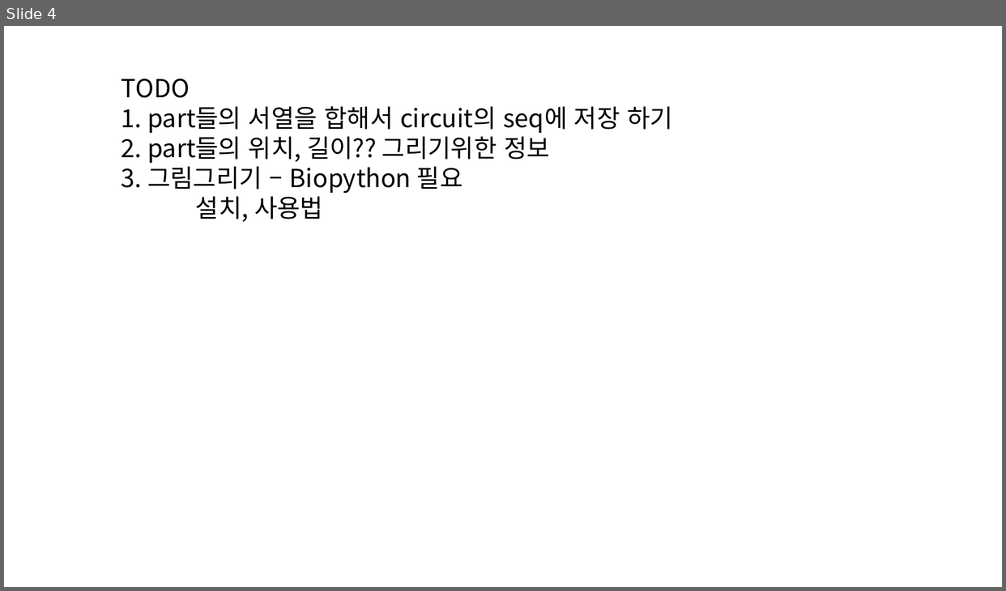
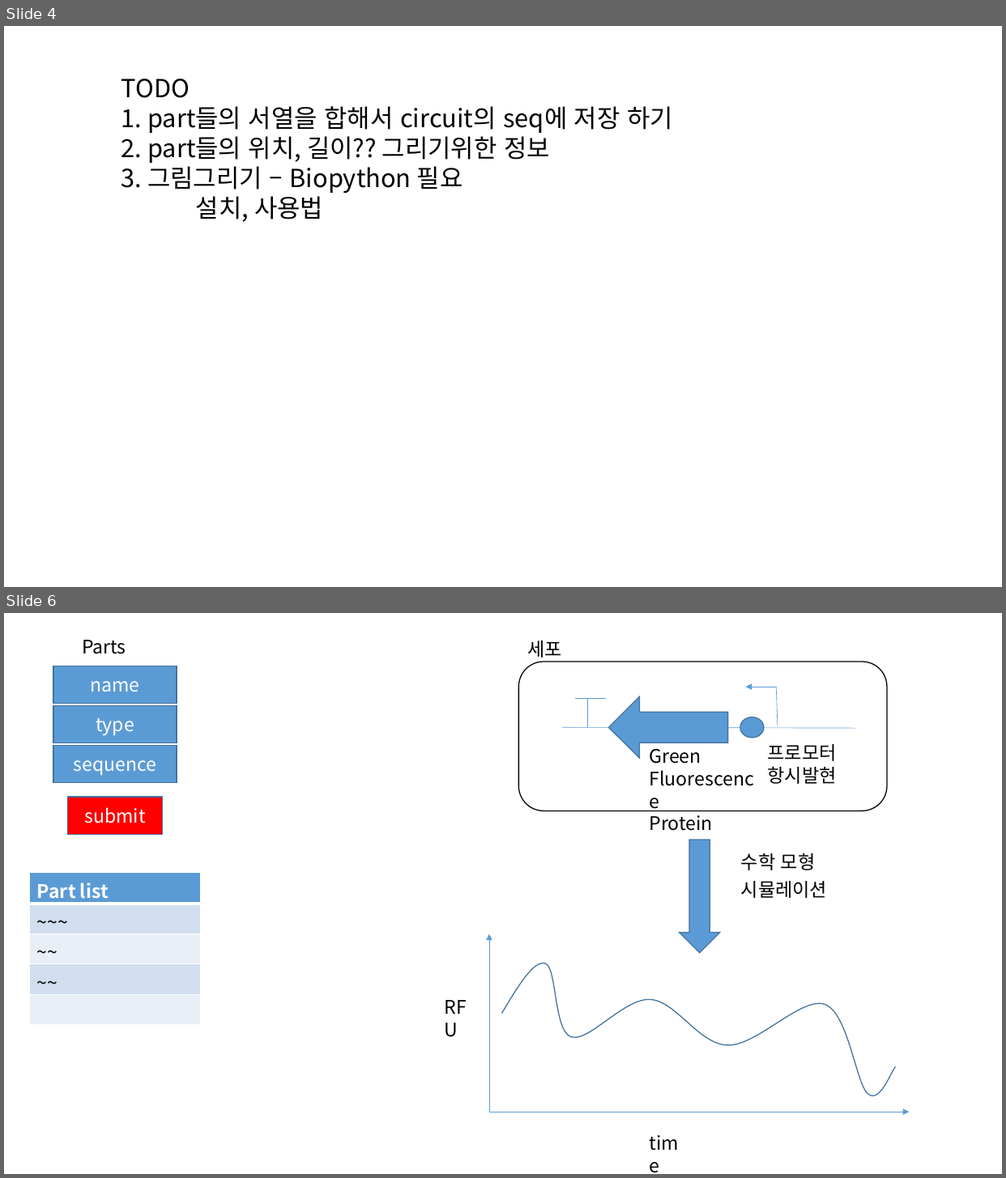
Before and after one commit to greendaygh/sasa, a slide deck: sasa_project.pptx. Shown one above the other, each under a label of ours: slide 4 before the commit, slides 4 and 6 after it; the slides between them are not shown. The pictures are 1006x591 and 1006x1178 pixels, drawn with LibreOffice and Linux fonts; fonts in the diff are those of the drawing. Boxes give left, top, right and bottom in pixels: in the first picture for what was removed or moved away, otherwise in the second. Text is boxed around its words. In the diff, an @@ line names an element or a change of style, - is before the commit and + after.

```diff
--- a/sasa_project.pptx
+++ b/sasa_project.pptx
@@ slide 6 added at (4,613,1002,1174), background #FFFFFF @@
@@ text added at (82,640,126,654), 18 pt, text #000000 @@
+Parts
@@ text added at (527,641,562,658), 18 pt, text #000000 @@
+세포
@@ rectangle added at (53,666,177,704), fill #5B9BD5, outline #43739E 1 pt, 18 pt, text #FFFFFF @@
+name
@@ rounded rectangle added at (519,662,888,811), outline #000000 1 pt @@
@@ rectangle added at (53,706,177,743), fill #5B9BD5, outline #43739E 1 pt, 18 pt, text #FFFFFF @@
+type
@@ line added from (575, 698) to (606, 698), #5B9BD5 0.5 pt @@
@@ line added from (588, 727) to (588, 698), #5B9BD5 0.5 pt @@
@@ right arrow added at (609,697,728,758), fill #5B9BD5, outline #43739E 1 pt @@
@@ arrow added from (777, 687) to (746, 687), #5B9BD5 0.5 pt @@
@@ line added from (777, 687) to (778, 726), #5B9BD5 0.5 pt @@
@@ line added from (562, 727) to (856, 728), #5B9BD5 0.5 pt @@
@@ ellipse added at (740,717,764,737), fill #5B9BD5, outline #43739E 1 pt @@
@@ rectangle added at (53,746,177,783), fill #5B9BD5, outline #43739E 1 pt, 18 pt, text #FFFFFF @@
+sequence
@@ text added at (650,748,713,831), 18 pt, text #000000 @@
+Green
+Fluorescence
+Protein
@@ text added at (768,744,837,784), 18 pt, text #000000 @@
+프로모터
+항시발현
@@ rectangle added at (68,797,163,835), fill #FF0000, outline #43739E 1 pt, 18 pt, text #FFFFFF @@
+submit
@@ down arrow added at (680,840,720,953), fill #5B9BD5, outline #43739E 1 pt @@
@@ text added at (741,853,816,871), 18 pt, text #000000 @@
+수학 모형
@@ table added at (29,873,200,1025), 5 rows, 1 columns @@
+Part list
+~~~
+~~
+~~
+
@@ text added at (741,881,827,898), 18 pt, text #000000 @@
+시뮬레이션
@@ arrow added from (489, 1112) to (489, 934), #5B9BD5 0.5 pt @@
@@ freeform shape added at (502,964,896,1096), outline #43739E 1 pt @@
@@ text added at (437,992,486,1022), 18 pt, text #000000 @@
+RFU
@@ arrow added from (489, 1112) to (909, 1112), #5B9BD5 0.5 pt @@
@@ text added at (641,1128,695,1158), 18 pt, text #000000 @@
+time
```
Also in this commit, not shown: 2 other slides added, 9 other files.
